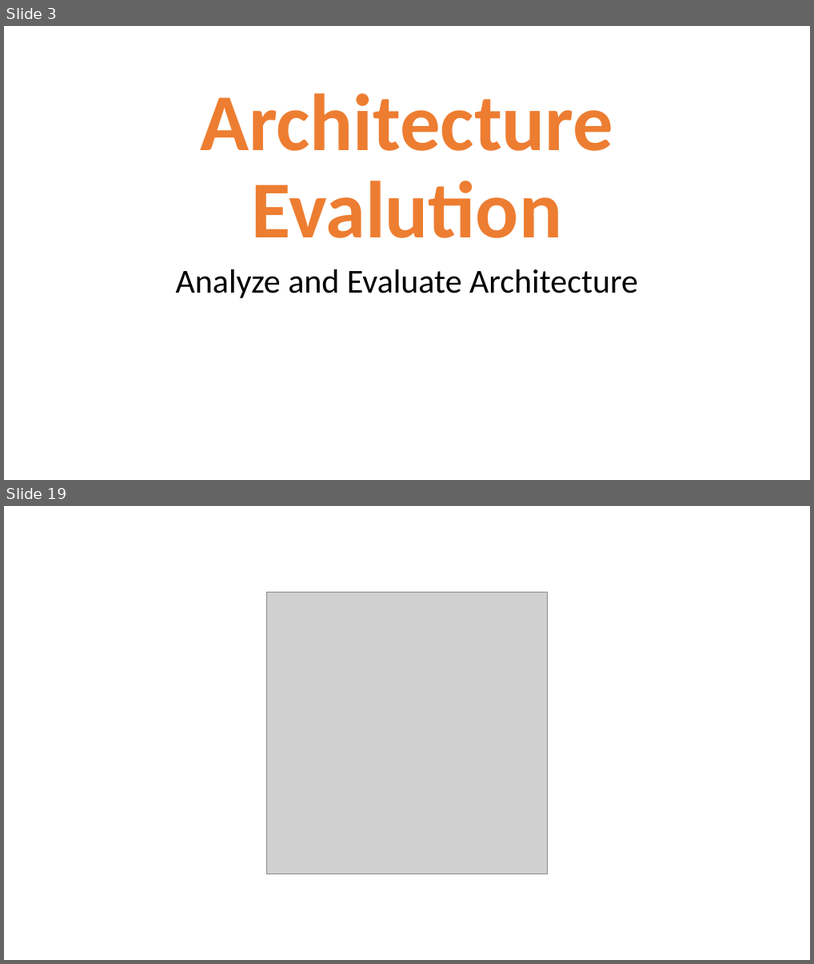
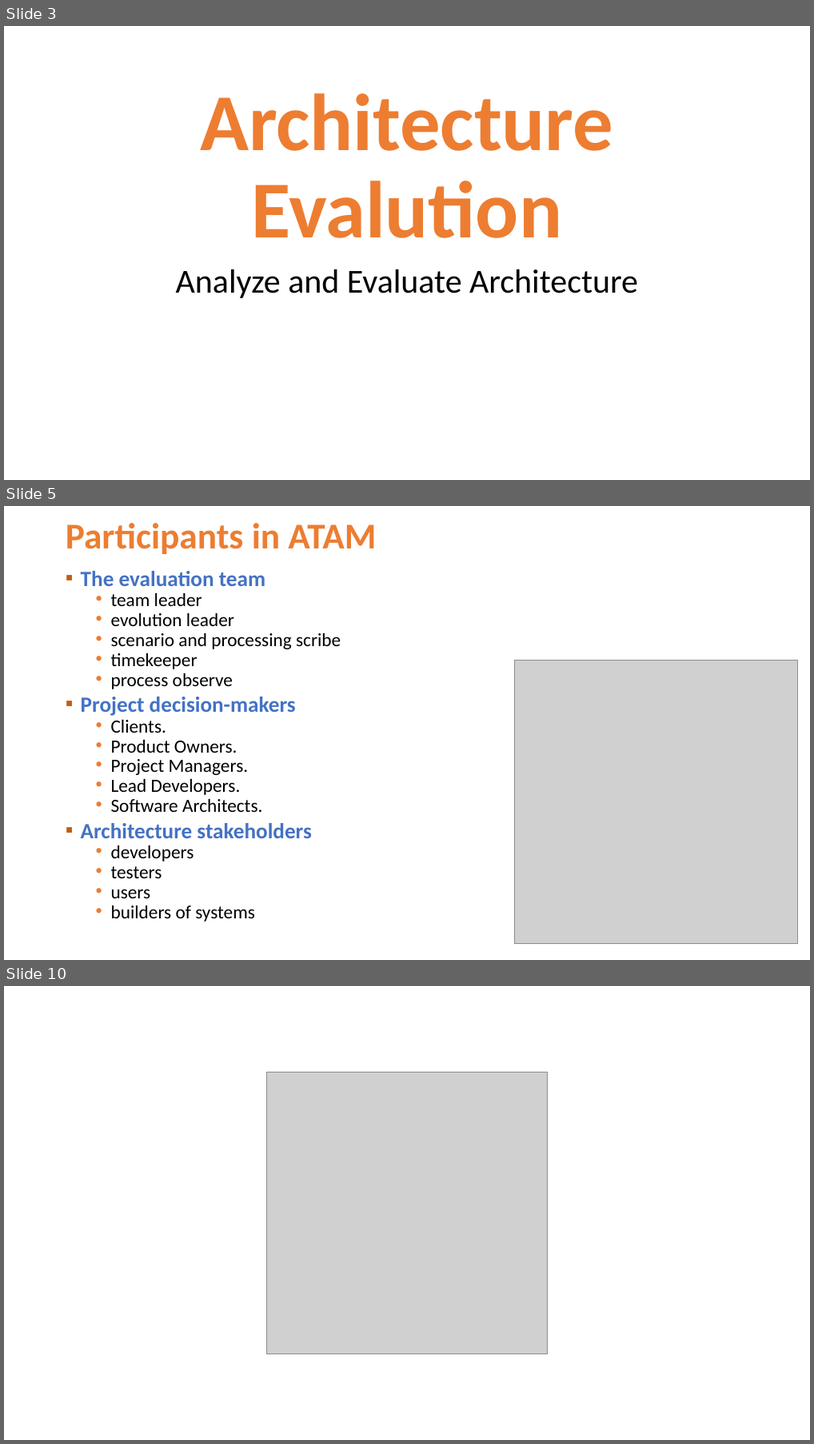
Before and after one commit to Jucer74/SoftwareArchitecture, a slide deck: Clases/05-ArchitectureEvaluation/SoftwareArchitecture-ArchitectureEvaluation.pptx. Shown one above the other, each under a label of ours: slides 3 and 19 before the commit, slides 3, 5 and 10 after it; the slides between them are not shown. The pictures are 814x964 and 814x1444 pixels, drawn with LibreOffice and Linux fonts; fonts in the diff are those of the drawing; grey boxes stand for pictures; background and template pictures are left out. Boxes give left, top, right and bottom in pixels: in the first picture for what was removed or moved away, otherwise in the second. Text is boxed around its words. In the diff, an @@ line names an element or a change of style, - is before the commit and + after.

```diff
--- a/Clases/05-ArchitectureEvaluation/SoftwareArchitecture-ArchitectureEvaluation.pptx
+++ b/Clases/05-ArchitectureEvaluation/SoftwareArchitecture-ArchitectureEvaluation.pptx
@@ slide 5 added at (x1=4, y1=506, x2=810, y2=960), background #FFFFFF @@
@@ title added at (x1=66, y1=523, x2=376, y2=554), 43.2 pt, text #ED7D31, bold @@
+Participants in ATAM
@@ text added at (x1=81, y1=571, x2=341, y2=921), 22.2 pt, text #000000 @@
+▪ The evaluation team
+  • team leader
+  • evolution leader
+  • scenario and processing scribe
+  • timekeeper
+  • process observe
+▪ Project decision-makers
+  • Clients.
+  • Product Owners.
+  • Project Managers.
+  • Lead Developers.
+  • Software Architects.
+▪ Architecture stakeholders
+  • developers
+  • testers
+  • users
+  • builders of systems
@@ picture added at (x1=514, y1=660, x2=798, y2=944) @@
@@ what was slide 19 is now slide 10 @@
```
Also in this commit, not shown: 1 slide changed, 4 other slides added, 14 slides removed.
